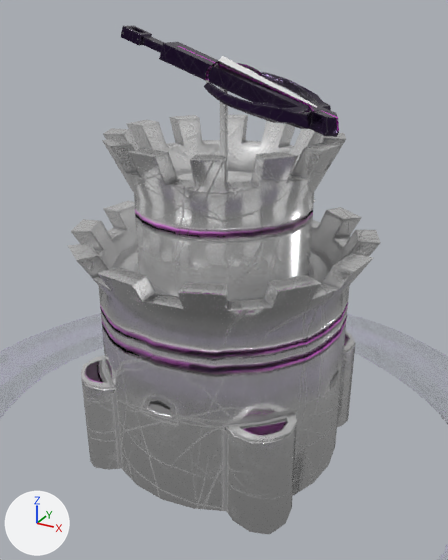
A saved change to the FBX model Assets/Projeto/Assets/fbx/Torres/tore balista/torre balista.fbx.
Rendered twice from a 50 mm camera at (7.19, -13.07, 11.34) aimed at (0.1, -0.18, 4.9). Arrows for +X, +Y and +Z are at lower left; the lights stay in place. The first picture is the older version. Where no turn or scale is listed for an object, it has been applied to the vertices.

The scene before the commit, as lines of its bpy script (objects in view):
```python
me_circle = bpy.data.meshes.new('Circle')
me_circle.from_pydata(...)  # 12 vertices, 11 faces; spans x -0.1..2.29, y -0.15..0.09, z 9.34..10.34
me_circle.materials.append(mat_material_002)  # white #e7e7e7
me_circle_002 = bpy.data.meshes.new('Circle.002')
me_circle_002.from_pydata(...)  # 450 vertices, 447 faces; spans x -2.65..2.81, y -1.69..1.7, z 8.77..10.94
me_circle_002.materials.append(mat_material_001)
me_circle_004 = bpy.data.meshes.new('Circle.004')
me_circle_004.from_pydata(...)  # 468 vertices, 432 faces; spans x -3.86..3.86, y -3.86..3.86, z -0.22..9.82
me_circle_004.materials.append(mat_material_001)
ob_crossbow = bpy.data.objects.new('crossbow', me_circle_002)
ob_crossbow.location = (0.0, 0.0, 0.0)
ob_flecha = bpy.data.objects.new('flecha', me_circle)
ob_flecha.location = (0.0, 0.0, 0.0)
ob_torre_balista = bpy.data.objects.new('torre balista', me_circle_004)
ob_torre_balista.location = (0.0, 0.0, 0.0)
```
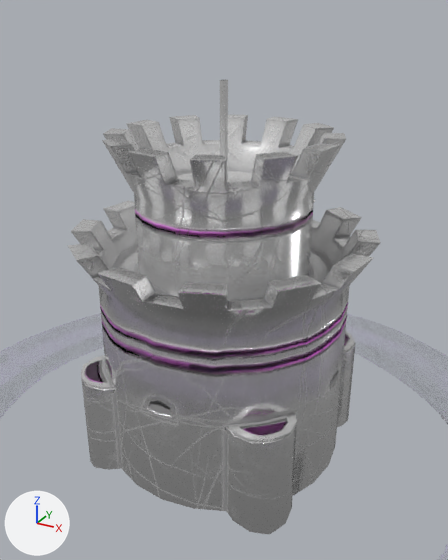
Where the change shows, as pixel boxes (x1, y1, x2, y2) in the pictures (448 x 560 px):
'crossbow', deleted: before (121, 25, 339, 137)
'flecha', deleted: before (219, 56, 317, 108)

The edits, one by one:
Object 'flecha' (ob_flecha) is deleted.
Object 'crossbow' (ob_crossbow) is deleted.
